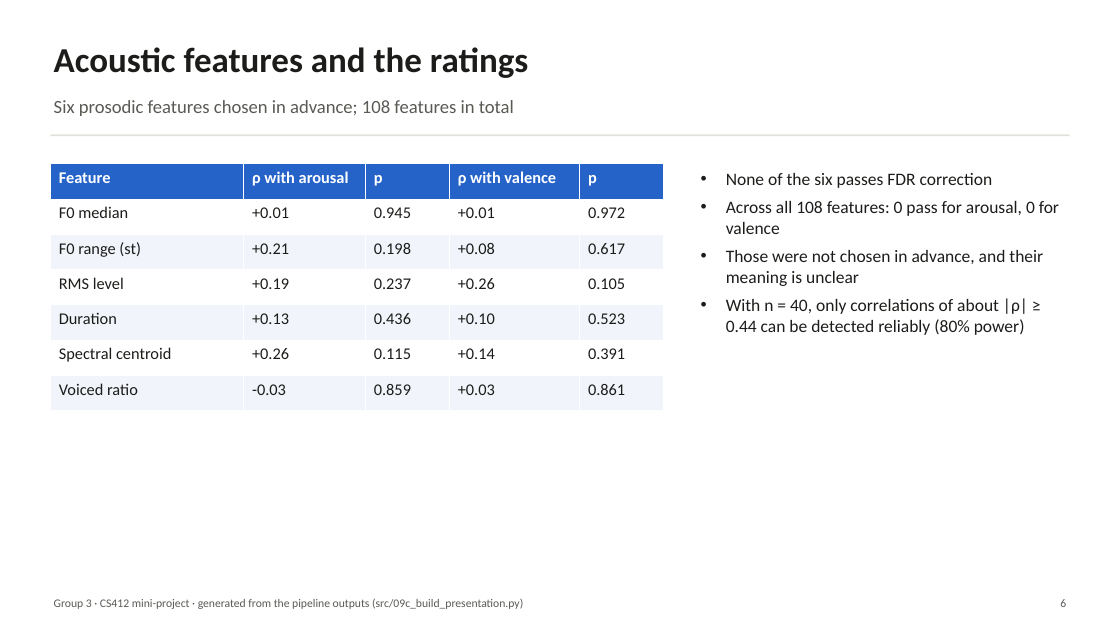
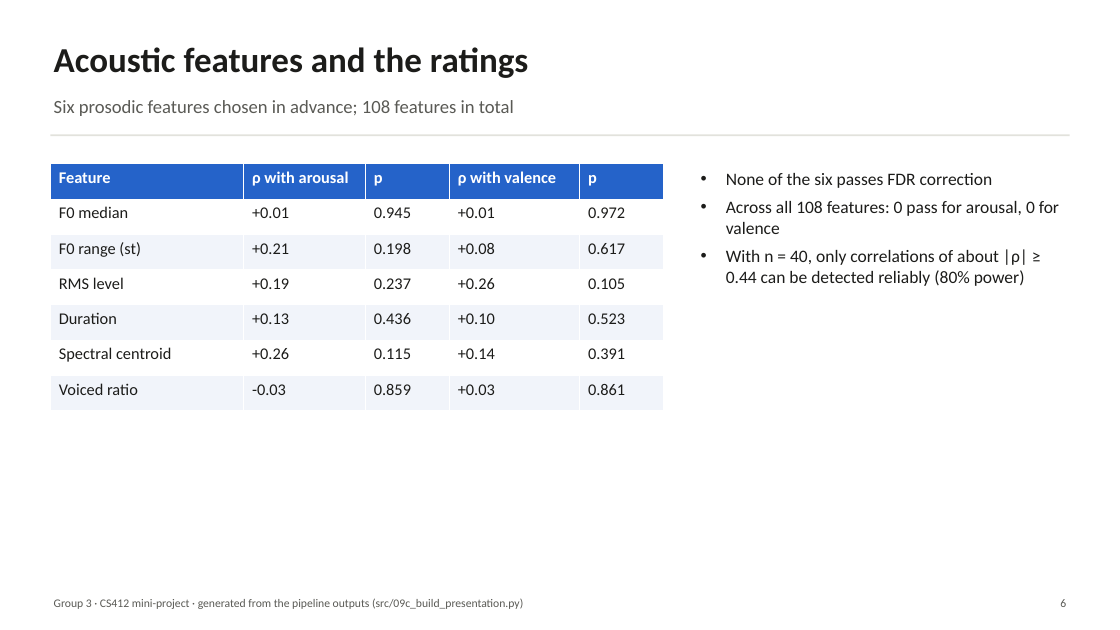
Before and after one commit to everyonehatesralph/AC_miniproject, a slide deck: slide 6 of reports/presentation/G3_results_presentation.pptx. Drawn at 1120x630 pixels with LibreOffice and Linux fonts; fonts in the diff are those of the drawing. Boxes give left, top, right and bottom in pixels: in the first picture for what was removed or moved away, otherwise in the second. Text is boxed around its words. In the diff, an @@ line names an element or a change of style, - is before the commit and + after.

```diff
--- a/reports/presentation/G3_results_presentation.pptx
+++ b/reports/presentation/G3_results_presentation.pptx
@@ text at <box>726,250,1043,286</box>: paragraph removed @@
-• Those were not chosen in advance, and their meaning is unclear
```
Also in this commit, not shown: 8 other files.
